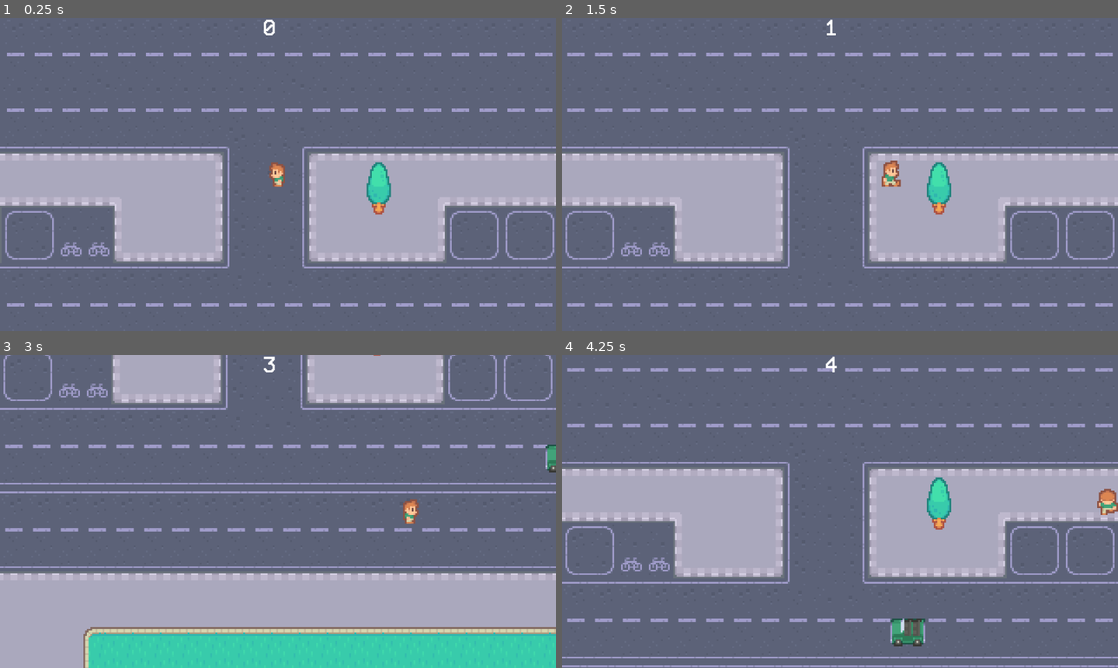
Above: before the commit, frames 1-4 (two rows, left to right).
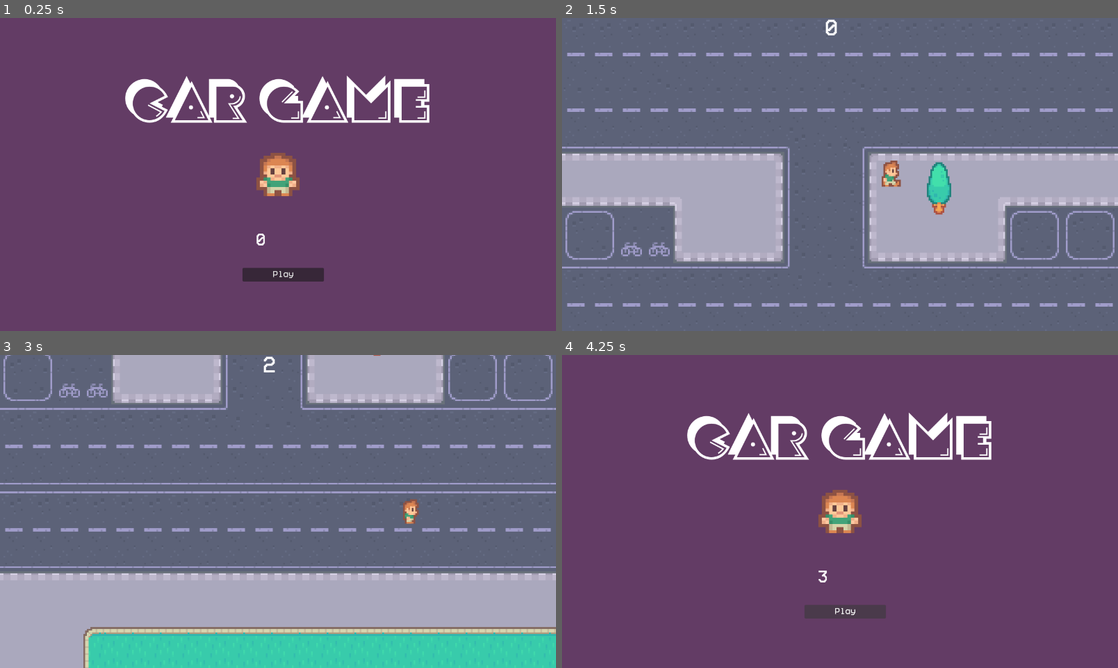
Above: after the commit, the same moments.

Repository: PatCrane/frogger_clone
Game: Godot game, scene res://scenes/title.tscn
The game is run twice, just before and just after one commit, with the same random seed, the same clock (stepped at 60 frames per second) and the same inputs. Before the commit the project starts from res://scenes/game.tscn.
Inputs (mouse positions are in pixels of both pictures, inside the frame that each line leads up to):
- Up to frame 1 (0.25 s): no input
- Up to frame 2 (1.5 s): click (845, 274) at 0.5 s, where only the run after the commit has a clickable "Play"; tap Enter at 1.25 s; hold Right (right) from 1.28 s (still down)
- Up to frame 3 (3 s): release Right (right) at 2.03 s; hold Down (down) 2.03-2.78 s; hold Right (right) from 2.78 s (still down)
- Up to frame 4 (4.25 s): release Right (right) at 3.53 s; hold Up (up) from 3.53 s (still down)

The runs differ from the first frame. In frame 1, 100% of the frame differs, in the area x 0-100%, y 0-100%; in frame 2, less than 0.1%; in frame 3, 0.2%; in frame 4, 100%.

Commit message:
scoring and title screen

Diff:
--- a/project.godot
+++ b/project.godot
@@ -11,9 +11,13 @@
 [application]
 
 config/name="Frogger"
-run/main_scene="uid://clp8hflniv2qa"
+run/main_scene="uid://bg46h5x2n6eev"
 config/features=PackedStringArray("4.5", "Forward Plus")
 config/icon="res://icon.svg"
+
+[autoload]
+
+Global="*res://scenes/global.tscn"
 
 [display]
 
--- a/scenes/game.gd
+++ b/scenes/game.gd
@@ -15,10 +15,22 @@
 	$Objects.add_child(car) # Replace with function body.
 	car.connect("body_entered", go_to_title)
 
-func go_to_title(body):
-	print("player car collision")
-
+func go_to_title(_body):
+	call_deferred("change_scene")
+	update_global_score(score)
 
 func _on_score_timer_timeout() -> void:
 	score +=1
 	$CanvasLayer/Label.text = str(score)
+
+
+func _on_finish_body_entered(_body: Node2D) -> void:
+	call_deferred("change_scene")
+	update_global_score(score)
+
+func update_global_score(score):
+	if score > Global.score:
+		Global.score = score
+
+func change_scene():
+	get_tree().change_scene_to_file("res://scenes/title.tscn")
--- a/scenes/game.tscn
+++ b/scenes/game.tscn
@@ -17,6 +17,9 @@
 
 [sub_resource type="RectangleShape2D" id="RectangleShape2D_alg1t"]
 size = Vector2(399, 20)
+
+[sub_resource type="RectangleShape2D" id="RectangleShape2D_iywne"]
+size = Vector2(375, 185)
 
 [node name="Game" type="Node2D"]
 script = ExtResource("1_imq3g")
@@ -58,6 +61,13 @@
 [node name="CollisionShape2D" type="CollisionShape2D" parent="Borders/top"]
 position = Vector2(3, -330)
 shape = SubResource("RectangleShape2D_alg1t")
+
+[node name="Finish" type="Area2D" parent="Borders"]
+collision_mask = 2
+
+[node name="CollisionShape2D" type="CollisionShape2D" parent="Borders/Finish"]
+position = Vector2(-0.5, -224.5)
+shape = SubResource("RectangleShape2D_iywne")
 
 [node name="Timer" type="Node" parent="."]
 
@@ -117,5 +127,6 @@
 theme_override_font_sizes/font_size = 40
 text = "0"
 
+[connection signal="body_entered" from="Borders/Finish" to="." method="_on_finish_body_entered"]
 [connection signal="timeout" from="Timer/CarTimer" to="." method="_on_car_timer_timeout"]
 [connection signal="timeout" from="Timer/ScoreTimer" to="." method="_on_score_timer_timeout"]
--- /dev/null
+++ b/scenes/global.gd
@@ -0,0 +1,3 @@
+extends Node
+
+var score: int = 0
--- /dev/null
+++ b/scenes/global.tscn
@@ -0,0 +1,6 @@
+[gd_scene load_steps=2 format=3 uid="uid://cv0t1n0e7k0ls"]
+
+[ext_resource type="Script" uid="uid://dxvsnf5ixmmux" path="res://scenes/global.gd" id="1_4pk28"]
+
+[node name="Global" type="Node"]
+script = ExtResource("1_4pk28")
--- /dev/null
+++ b/scenes/title.gd
@@ -0,0 +1,10 @@
+extends Control
+
+func _ready() -> void:
+	$Label2.text = str(Global.score)
+
+func _on_button_pressed() -> void:
+	call_deferred("change_scene")
+
+func change_scene():
+	get_tree().change_scene_to_file("res://scenes/game.tscn")
--- a/scenes/title.tscn
+++ b/scenes/title.tscn
@@ -1,6 +1,7 @@
-[gd_scene load_steps=4 format=3 uid="uid://bg46h5x2n6eev"]
+[gd_scene load_steps=5 format=3 uid="uid://bg46h5x2n6eev"]
 
 [ext_resource type="FontFile" uid="uid://dr201ov4c76pb" path="res://fonts/Crackman.otf" id="1_4ignj"]
+[ext_resource type="Script" uid="uid://cxc444kjs454y" path="res://scenes/title.gd" id="1_pyl7j"]
 [ext_resource type="Texture2D" uid="uid://bkgrir378horu" path="res://graphics/player/player_simple.png" id="2_wosw1"]
 [ext_resource type="FontFile" uid="uid://hqpa84d2dqvp" path="res://fonts/Better VCR 9.0.1.ttf" id="3_p6dhs"]
 
@@ -11,6 +12,7 @@
 anchor_bottom = 1.0
 grow_horizontal = 2
 grow_vertical = 2
+script = ExtResource("1_pyl7j")
 
 [node name="ColorRect" type="ColorRect" parent="."]
 layout_mode = 1
@@ -69,3 +71,22 @@
 theme_override_fonts/font = ExtResource("3_p6dhs")
 theme_override_font_sizes/font_size = 30
 text = "High Score: 123"
+
+[node name="Button" type="Button" parent="."]
+layout_mode = 1
+anchors_preset = 8
+anchor_left = 0.5
+anchor_top = 0.5
+anchor_right = 0.5
+anchor_bottom = 0.5
+offset_left = -82.0
+offset_top = 215.0
+offset_right = 106.0
+offset_bottom = 246.0
+grow_horizontal = 2
+grow_vertical = 2
+theme_override_fonts/font = ExtResource("3_p6dhs")
+text = "Play
+"
+
+[connection signal="pressed" from="Button" to="." method="_on_button_pressed"]
Not shown: 1 places in scenes/game.tscn that only renumber resources
Not shown, added: scenes/global.gd.uid
Not shown, added: scenes/title.gd.uid
